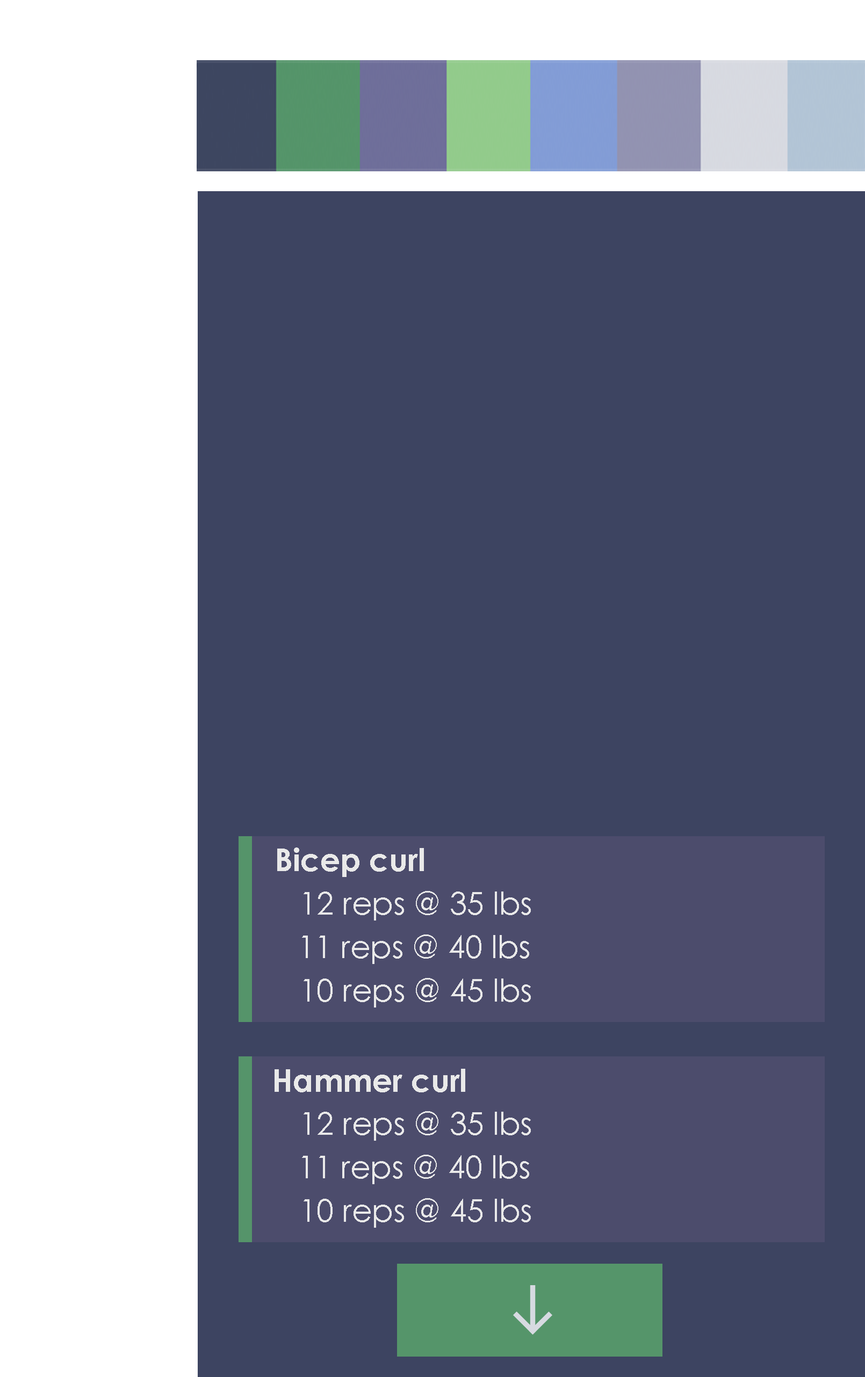
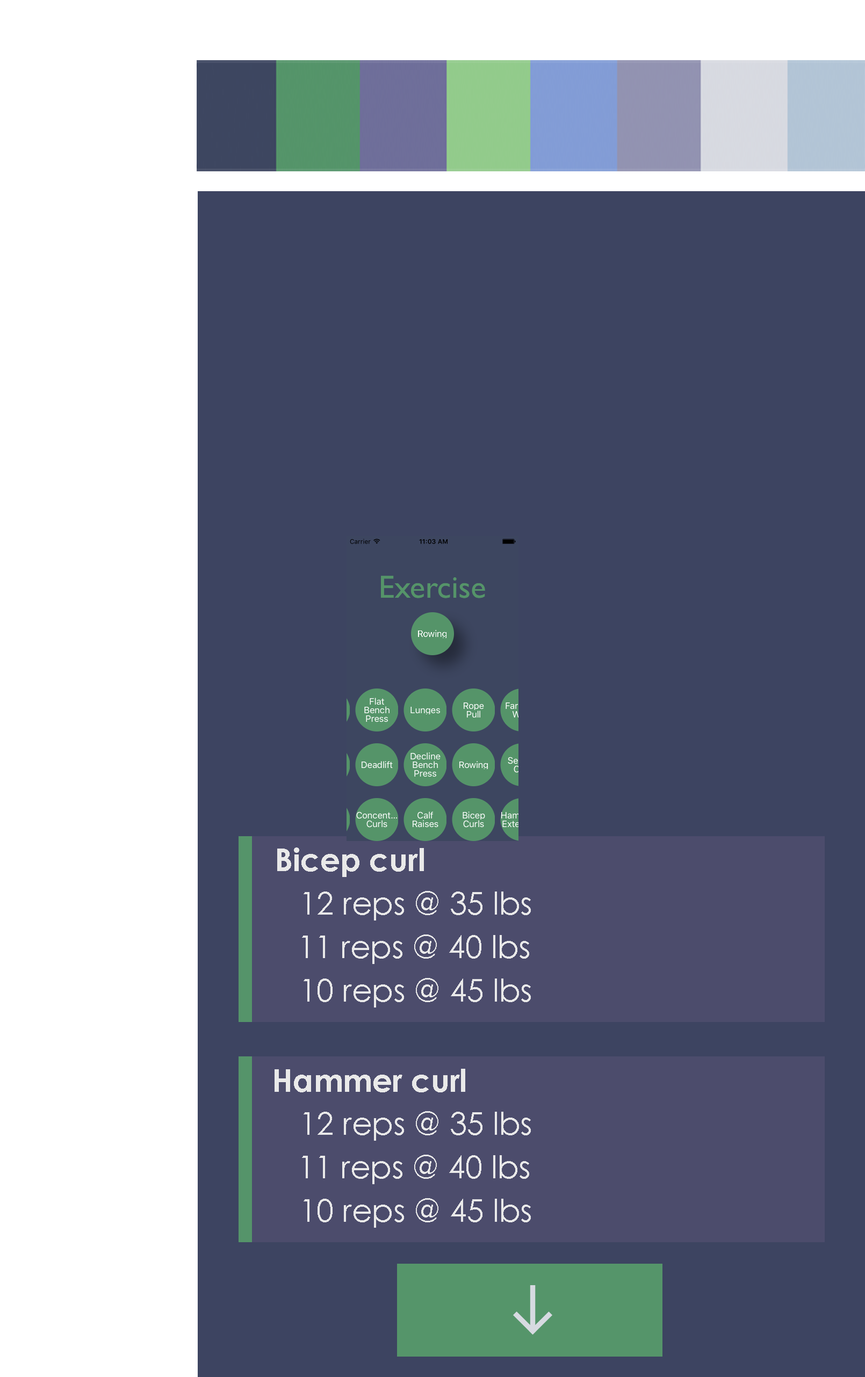
Comparing the layer stacks of the two (865, 1377) images. Changes:
added layer "Layer 2" in group "Artboard 1" over (x1=346, y1=538, x2=519, y2=842)
